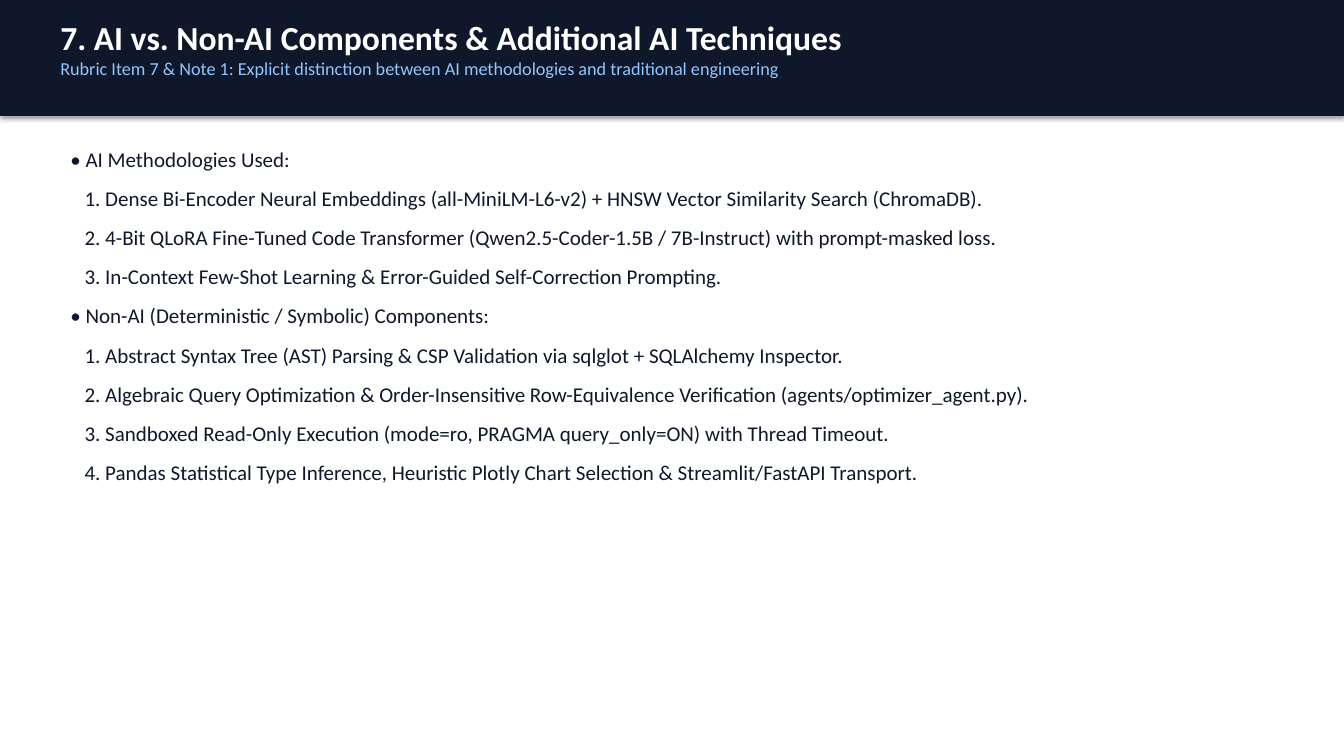
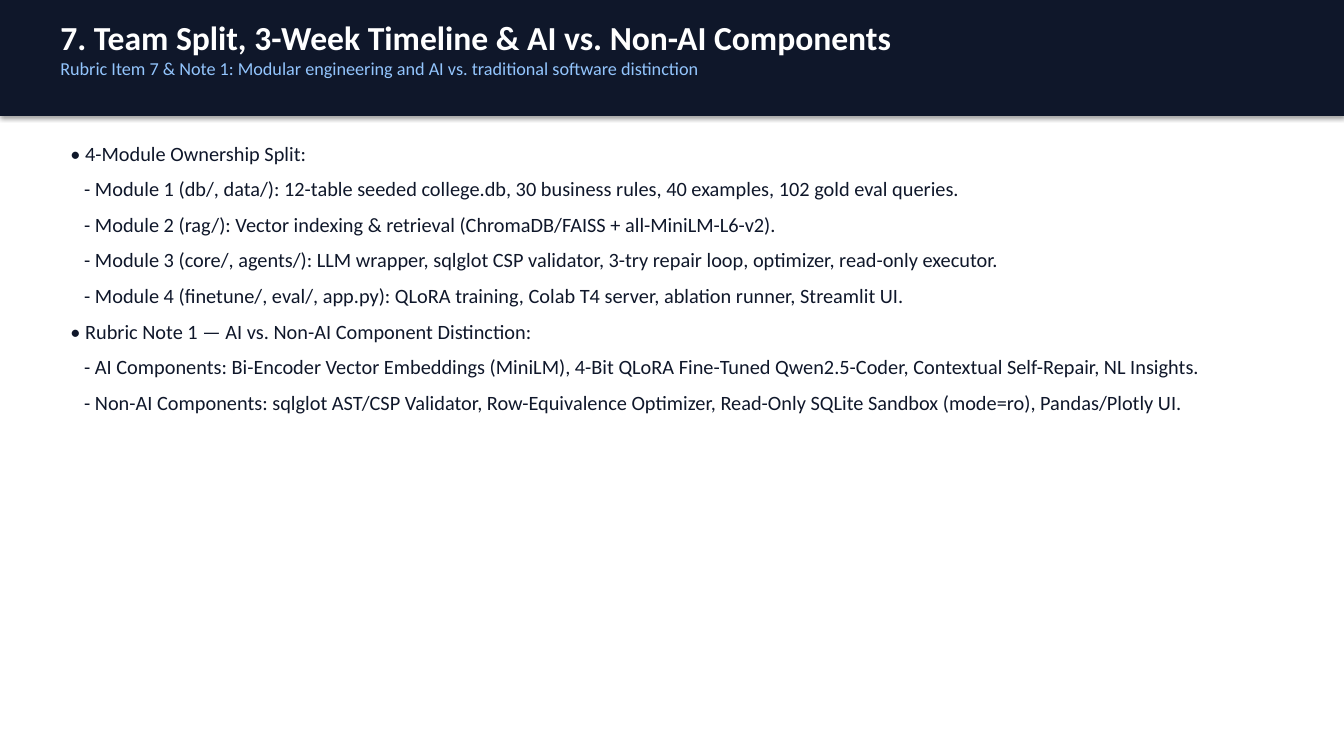
Before and after one commit to DeveshYadav85/text-to-sql, a slide deck: slide 8 of docs/Agentic_Text_to_SQL_Presentation.pptx. Drawn at 1344x756 pixels with LibreOffice and Linux fonts; fonts in the diff are those of the drawing. Boxes give left, top, right and bottom in pixels: in the first picture for what was removed or moved away, otherwise in the second. Text is boxed around its words. In the diff, an @@ line names an element or a change of style, - is before the commit and + after.

Commit message:
Update Project Report, Literature Table, and Presentation with complete Build Guide sections, code listings, and 6-way ablation study

```diff
--- a/docs/Agentic_Text_to_SQL_Presentation.pptx
+++ b/docs/Agentic_Text_to_SQL_Presentation.pptx
@@ text at (60,26,891,78): text changed @@
-7. AI vs. Non-AI Components & Additional AI Techniques
-Rubric Item 7 & Note 1: Explicit distinction between AI methodologies and traditional engineering
+7. Team Split, 3-Week Timeline & AI vs. Non-AI Components
+Rubric Item 7 & Note 1: Modular engineering and AI vs. traditional software distinction
@@ text at (85,147,1198,414): text changed; size 15 to 14.5 pt @@
-• AI Methodologies Used:
-1. Dense Bi-Encoder Neural Embeddings (all-MiniLM-L6-v2) + HNSW Vector Similarity Search (ChromaDB).
-2. 4-Bit QLoRA Fine-Tuned Code Transformer (Qwen2.5-Coder-1.5B / 7B-Instruct) with prompt-masked loss.
-3. In-Context Few-Shot Learning & Error-Guided Self-Correction Prompting.
-• Non-AI (Deterministic / Symbolic) Components:
-1. Abstract Syntax Tree (AST) Parsing & CSP Validation via sqlglot + SQLAlchemy Inspector.
-2. Algebraic Query Optimization & Order-Insensitive Row-Equivalence Verification (agents/optimizer_agent.py).
-3. Sandboxed Read-Only Execution (mode=ro, PRAGMA query_only=ON) with Thread Timeout.
-4. Pandas Statistical Type Inference, Heuristic Plotly Chart Selection & Streamlit/FastAPI Transport.
+• 4-Module Ownership Split:
+- Module 1 (db/, data/): 12-table seeded college.db, 30 business rules, 40 examples, 102 gold eval queries.
+- Module 2 (rag/): Vector indexing & retrieval (ChromaDB/FAISS + all-MiniLM-L6-v2).
+- Module 3 (core/, agents/): LLM wrapper, sqlglot CSP validator, 3-try repair loop, optimizer, read-only executor.
+- Module 4 (finetune/, eval/, app.py): QLoRA training, Colab T4 server, ablation runner, Streamlit UI.
+• Rubric Note 1 — AI vs. Non-AI Component Distinction:
+- AI Components: Bi-Encoder Vector Embeddings (MiniLM), 4-Bit QLoRA Fine-Tuned Qwen2.5-Coder, Contextual Self-Repair, NL Insights.
+- Non-AI Components: sqlglot AST/CSP Validator, Row-Equivalence Optimizer, Read-Only SQLite Sandbox (mode=ro), Pandas/Plotly UI.
```
Also in this commit, not shown: 10 other slides changed, 1 slide added, 1 slide removed, 5 other files.
